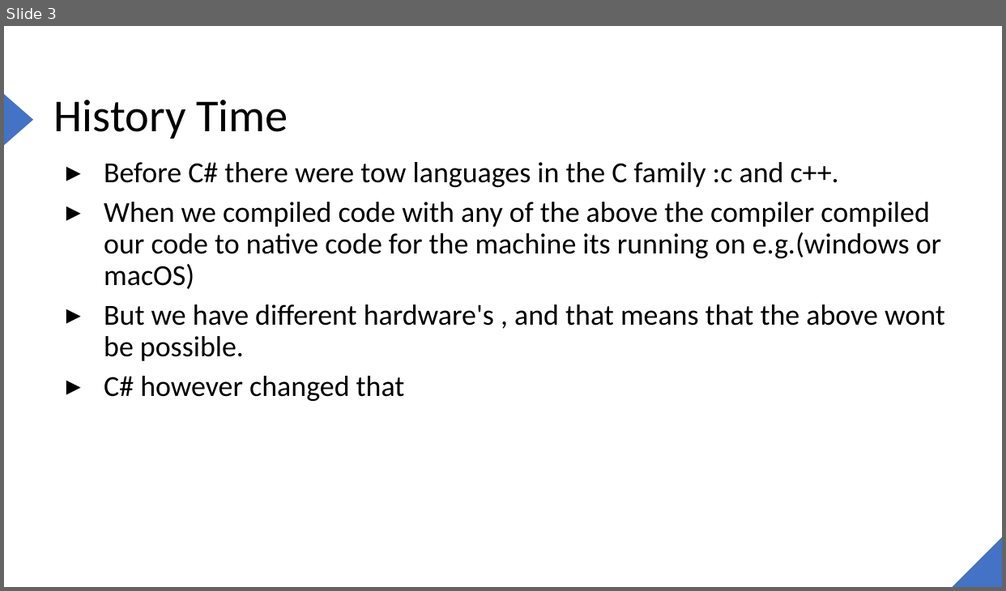
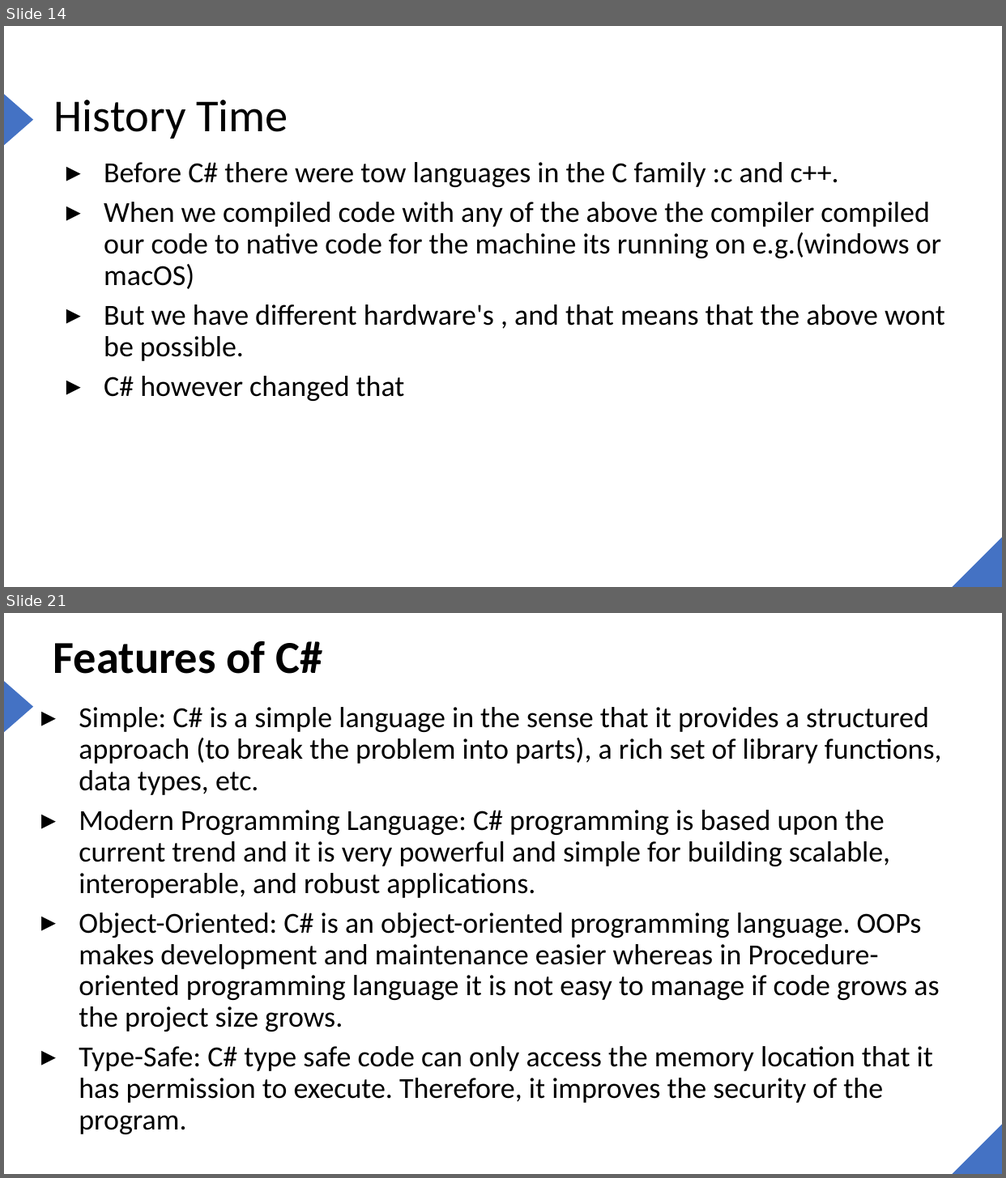
Before and after one commit to joe6276/The-sharp-Repo, a slide deck: Slides/C#/1. Introduction to the .NET FRAMEWORK/1. Intoduction to .NET.pptx. Shown one above the other, each under a label of ours: slide 3 before the commit, slides 14 and 21 after it; the slides between them are not shown. The pictures are 1006x591 and 1006x1178 pixels, drawn with LibreOffice and Linux fonts; fonts in the diff are those of the drawing. Boxes give left, top, right and bottom in pixels: in the first picture for what was removed or moved away, otherwise in the second. Text is boxed around its words. In the diff, an @@ line names an element or a change of style, - is before the commit and + after.

```diff
--- a/Slides/C#/1. Introduction to the .NET FRAMEWORK/1. Intoduction to .NET.pptx
+++ b/Slides/C#/1. Introduction to the .NET FRAMEWORK/1. Intoduction to .NET.pptx
@@ slide 21 added at (4, 613, 1002, 1174), background #FFFFFF; not listed: 2 template elements that a slide beside it also shows @@
@@ title added at (53, 641, 322, 674), 44 pt, text #000000, bold @@
+Features of C#
@@ text added at (79, 707, 942, 1135), 28 pt, text #000000 @@
+▸ Simple: C# is a simple language in the sense that it provides a structured approach (to break the problem into parts), a rich set of library functions, data types, etc.
+▸ Modern Programming Language: C# programming is based upon the current trend and it is very powerful and simple for building scalable, interoperable, and robust applications.
+▸ Object-Oriented: C# is an object-oriented programming language. OOPs makes development and maintenance easier whereas in Procedure-oriented programming language it is not easy to manage if code grows as the project size grows.
+▸ Type-Safe: C# type safe code can only access the memory location that it has permission to execute. Therefore, it improves the security of the program.
@@ what was slide 3 is now slide 14 @@
```
Also in this commit, not shown: 2 slides changed, 7 other slides added, 3 slides removed, 18 other files.
